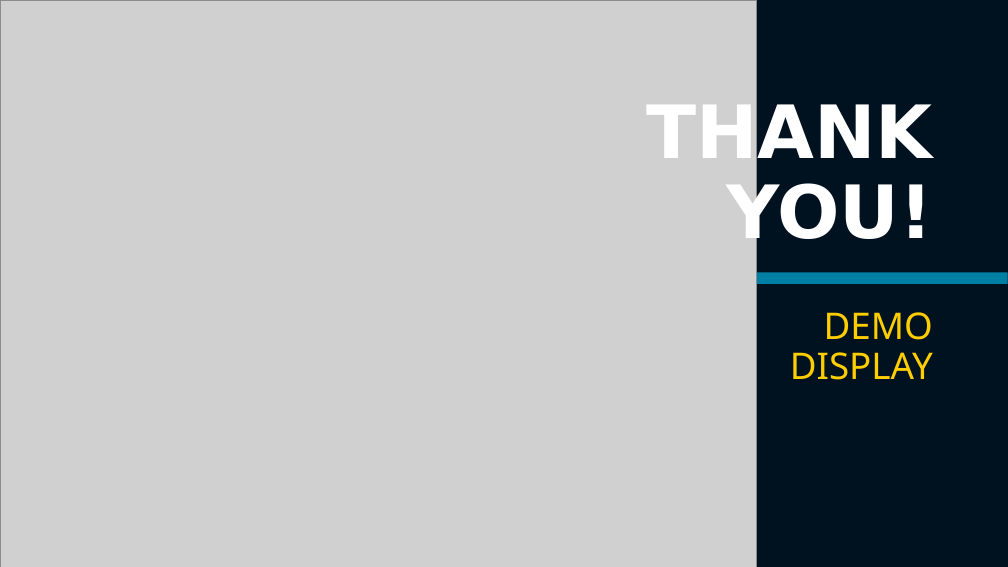
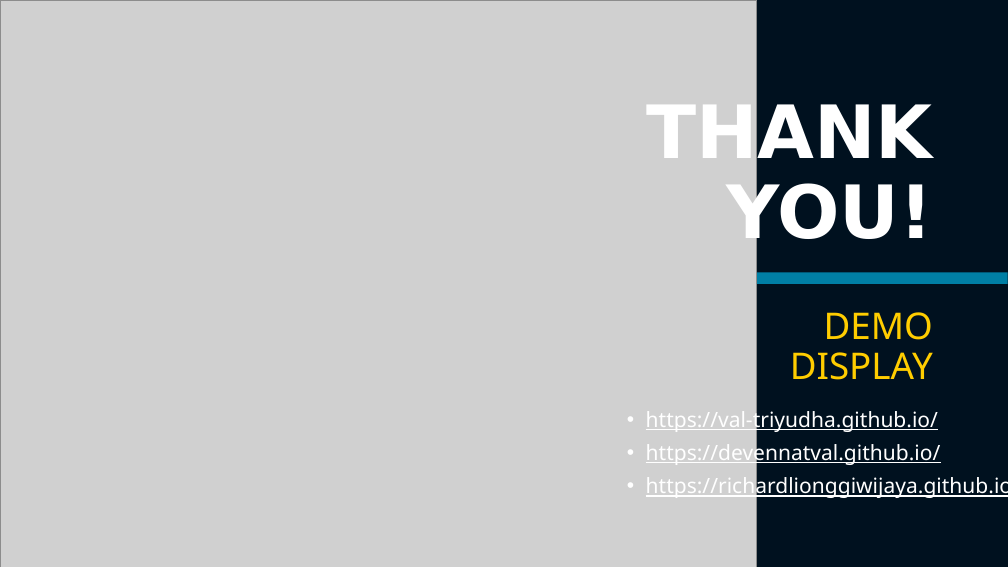
Before and after one commit to devennatval/Affamato, a slide deck: slide 19 of Slide.pptx. Drawn at 1008x567 pixels with LibreOffice and Linux fonts; fonts in the diff are those of the drawing; grey boxes stand for pictures. Boxes give left, top, right and bottom in pixels: in the first picture for what was removed or moved away, otherwise in the second. Text is boxed around its words. In the diff, an @@ line names an element or a change of style, - is before the commit and + after.

```diff
--- a/Slide.pptx
+++ b/Slide.pptx
@@ text added at (646,407,1008,500), 20 pt, text #FFFFFF, underline @@
+• https://val-triyudha.github.io/
+• https://devennatval.github.io/
+• https://richardlionggiwijaya.github.io/
```
